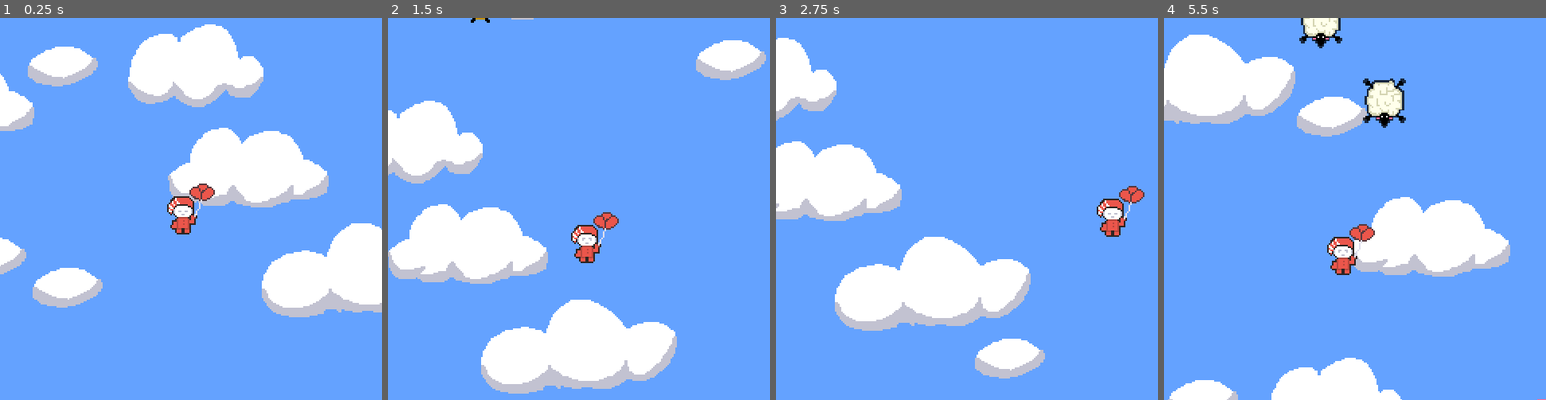
Above: before the commit, frames 1-4 (left to right).
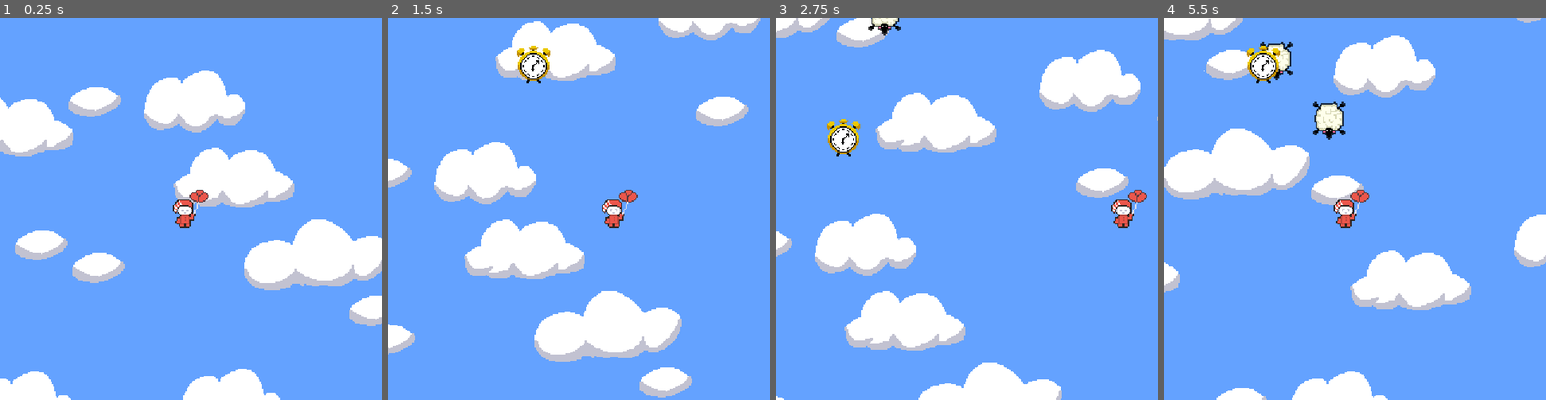
Above: after the commit, the same moments.

Repository: therealoganh/REM-prototype
Game: Godot game, scene res://scenes/main.tscn
Same seed, same stepped clock (60 frames per second), same inputs: the game is played once before the commit and once after it.
Inputs:
- Up to frame 1 (0.25 s): no input
- Up to frame 2 (1.5 s): hold Right (move_right) 0.53-1.28 s; hold Down (move_down, bound only before the commit) from 1.28 s (still down)
- Up to frame 3 (2.75 s): release Down (move_down, bound only before the commit) at 2.03 s; hold Right (move_right) from 2.03 s (still down)
- Up to frame 4 (5.5 s): release Right (move_right) at 2.78 s; hold Up (move_up, bound only before the commit) 2.78-3.53 s; hold Left (move_left) 3.53-5.03 s; hold Down (move_down, bound only before the commit) from 5.03 s (still down)

The runs differ from the first frame. In frame 1, 25% of the frame differs, in the area x 0-100%, y 1-100%; in frame 2, 28%; in frame 3, 33%, in the area x 0-100%, y 0-100%; in frame 4, 31%.

Commit message:
New hazards ready

Diff:
--- a/project.godot
+++ b/project.godot
@@ -29,9 +29,7 @@
 
 move_up={
 "deadzone": 0.2,
-"events": [Object(InputEventKey,"resource_local_to_scene":false,"resource_name":"","device":-1,"window_id":0,"alt_pressed":false,"shift_pressed":false,"ctrl_pressed":false,"meta_pressed":false,"pressed":false,"keycode":0,"physical_keycode":4194320,"key_label":0,"unicode":0,"location":0,"echo":false,"script":null)
-, Object(InputEventKey,"resource_local_to_scene":false,"resource_name":"","device":-1,"window_id":0,"alt_pressed":false,"shift_pressed":false,"ctrl_pressed":false,"meta_pressed":false,"pressed":false,"keycode":0,"physical_keycode":87,"key_label":0,"unicode":119,"location":0,"echo":false,"script":null)
-]
+"events": []
 }
 move_left={
 "deadzone": 0.2,
@@ -41,9 +39,7 @@
 }
 move_down={
 "deadzone": 0.2,
-"events": [Object(InputEventKey,"resource_local_to_scene":false,"resource_name":"","device":-1,"window_id":0,"alt_pressed":false,"shift_pressed":false,"ctrl_pressed":false,"meta_pressed":false,"pressed":false,"keycode":0,"physical_keycode":4194322,"key_label":0,"unicode":0,"location":0,"echo":false,"script":null)
-, Object(InputEventKey,"resource_local_to_scene":false,"resource_name":"","device":-1,"window_id":0,"alt_pressed":false,"shift_pressed":false,"ctrl_pressed":false,"meta_pressed":false,"pressed":false,"keycode":0,"physical_keycode":83,"key_label":0,"unicode":115,"location":0,"echo":false,"script":null)
-]
+"events": []
 }
 move_right={
 "deadzone": 0.2,
--- /dev/null
+++ b/scenes/hazards/LightningBolt.tscn
@@ -0,0 +1,38 @@
+[gd_scene load_steps=5 format=3 uid="uid://dovr1sqbayrrl"]
+
+[ext_resource type="Script" uid="uid://g4xafxdll8gy" path="res://scripts/hazard-scripts/clock.gd" id="1_e3cbi"]
+[ext_resource type="Texture2D" uid="uid://dcflqw0q2b7t" path="res://art/hazard_art/Lightningbolt.png" id="2_e3cbi"]
+
+[sub_resource type="RectangleShape2D" id="RectangleShape2D_8h0bd"]
+size = Vector2(16, 29)
+
+[sub_resource type="RectangleShape2D" id="RectangleShape2D_07sib"]
+size = Vector2(15, 29)
+
+[node name="RigidBody2D" type="RigidBody2D"]
+collision_layer = 4
+collision_mask = 2
+gravity_scale = 0.167
+script = ExtResource("1_e3cbi")
+
+[node name="Sprite2D" type="Sprite2D" parent="."]
+texture = ExtResource("2_e3cbi")
+
+[node name="CollisionShape2D" type="CollisionShape2D" parent="."]
+position = Vector2(1, -0.5)
+shape = SubResource("RectangleShape2D_8h0bd")
+
+[node name="Hitbox" type="Area2D" parent="."]
+collision_layer = 4
+collision_mask = 2
+
+[node name="CollisionShape2D" type="CollisionShape2D" parent="Hitbox"]
+position = Vector2(0.5, -0.5)
+shape = SubResource("RectangleShape2D_07sib")
+
+[node name="GameOverTimer" type="Timer" parent="Hitbox"]
+wait_time = 0.6
+one_shot = true
+
+[connection signal="body_entered" from="Hitbox" to="." method="_on_hitbox_body_entered"]
+[connection signal="timeout" from="Hitbox/GameOverTimer" to="." method="_on_game_over_timer_timeout"]
--- /dev/null
+++ b/scenes/hazards/Thermostat.tscn
@@ -0,0 +1,38 @@
+[gd_scene load_steps=5 format=3 uid="uid://c6bi75cvira86"]
+
+[ext_resource type="Script" uid="uid://g4xafxdll8gy" path="res://scripts/hazard-scripts/clock.gd" id="1_qepvo"]
+[ext_resource type="Texture2D" uid="uid://ct6voot6c4ndj" path="res://art/hazard_art/Thermostat.png" id="2_qepvo"]
+
+[sub_resource type="RectangleShape2D" id="RectangleShape2D_8h0bd"]
+size = Vector2(11, 29)
+
+[sub_resource type="RectangleShape2D" id="RectangleShape2D_07sib"]
+size = Vector2(11, 29)
+
+[node name="RigidBody2D" type="RigidBody2D"]
+collision_layer = 4
+collision_mask = 2
+gravity_scale = 0.167
+script = ExtResource("1_qepvo")
+
+[node name="Sprite2D" type="Sprite2D" parent="."]
+texture = ExtResource("2_qepvo")
+
+[node name="CollisionShape2D" type="CollisionShape2D" parent="."]
+position = Vector2(-0.5, -0.5)
+shape = SubResource("RectangleShape2D_8h0bd")
+
+[node name="Hitbox" type="Area2D" parent="."]
+collision_layer = 4
+collision_mask = 2
+
+[node name="CollisionShape2D" type="CollisionShape2D" parent="Hitbox"]
+position = Vector2(-0.5, -0.5)
+shape = SubResource("RectangleShape2D_07sib")
+
+[node name="GameOverTimer" type="Timer" parent="Hitbox"]
+wait_time = 0.6
+one_shot = true
+
+[connection signal="body_entered" from="Hitbox" to="." method="_on_hitbox_body_entered"]
+[connection signal="timeout" from="Hitbox/GameOverTimer" to="." method="_on_game_over_timer_timeout"]
--- a/scenes/main.tscn
+++ b/scenes/main.tscn
@@ -1,12 +1,14 @@
-[gd_scene load_steps=10 format=3 uid="uid://c3qa6qkel0kxw"]
+[gd_scene load_steps=12 format=3 uid="uid://c3qa6qkel0kxw"]
 
-[ext_resource type="Script" uid="uid://7ueprwqeiifr" path="res://scripts/main.gd" id="1_jyhfs"]
+[ext_resource type="Script" uid="uid://cuo148robggtf" path="res://scripts/main.gd" id="1_jyhfs"]
 [ext_resource type="PackedScene" uid="uid://rxb881vc4ijo" path="res://scenes/player.tscn" id="2_0xm2m"]
 [ext_resource type="PackedScene" uid="uid://m71us3c88hod" path="res://scenes/sheep_pickup.tscn" id="3_sugp2"]
 [ext_resource type="PackedScene" uid="uid://b2hpx0b762m3b" path="res://scenes/hazards/hazard_spawner.tscn" id="3_tbgi4"]
 [ext_resource type="PackedScene" uid="uid://cmlpcl56ng3ti" path="res://scenes/hazards/AlarmClock.tscn" id="4_o6xl0"]
 [ext_resource type="PackedScene" uid="uid://bg63pagwjck3u" path="res://scenes/backgrounds/backgrounds_group.tscn" id="5_tbgi4"]
 [ext_resource type="PackedScene" uid="uid://dl5rpkqqjgm23" path="res://scenes/hazards/Phone.tscn" id="5_tipki"]
+[ext_resource type="PackedScene" uid="uid://dovr1sqbayrrl" path="res://scenes/hazards/LightningBolt.tscn" id="6_tipki"]
+[ext_resource type="PackedScene" uid="uid://c6bi75cvira86" path="res://scenes/hazards/Thermostat.tscn" id="7_85g3d"]
 
 [sub_resource type="PhysicsMaterial" id="PhysicsMaterial_h2yge"]
 
@@ -19,6 +21,8 @@
 hazard_scene = ExtResource("3_tbgi4")
 clock_scene = ExtResource("4_o6xl0")
 phone_scene = ExtResource("5_tipki")
+lightningbolt_scene = ExtResource("6_tipki")
+thermostat_scene = ExtResource("7_85g3d")
 
 [node name="Collisions" type="StaticBody2D" parent="."]
 collision_mask = 2
--- a/scenes/player.tscn
+++ b/scenes/player.tscn
@@ -58,7 +58,7 @@
 shape = SubResource("RectangleShape2D_onrkg")
 
 [node name="PlayerCamera" type="Camera2D" parent="."]
-zoom = Vector2(2, 2)
+zoom = Vector2(1.5, 1.5)
 limit_left = 0
 limit_top = 0
 limit_right = 480
--- a/scripts/main.gd
+++ b/scripts/main.gd
@@ -3,11 +3,15 @@
 @export var sheep_scene: PackedScene
 
 @export var hazard_scene: PackedScene
+
 @export var clock_scene: PackedScene
 @export var phone_scene: PackedScene
+@export var lightningbolt_scene: PackedScene
+@export var thermostat_scene: PackedScene
 
 @export var sheep_spawn_interval: float = 1
-@export var hazard_spawn_interval: float = 1
+@export var hazard1_spawn_interval: float = 1
+@export var hazard2_spawn_interval: float = 1
 
 var sheep_timer: float = 0.0
 var hazard_timer: float = 0.0
@@ -27,7 +31,8 @@
 		print("ERROR: No hazard scene assigned!")
 	else:
 		print("Sheep spawner ready – will spawn sheep every", sheep_spawn_interval, "seconds")
-		print("Hazard spawner ready – will spawn hazard every", hazard_spawn_interval, "seconds")
+		print("Hazard spawner ready – will spawn hazard every", hazard1_spawn_interval, "seconds")
+		print("Hazard spawner ready – will spawn hazard every", hazard2_spawn_interval, "seconds")
 
 func _process(delta):
 
@@ -43,7 +48,7 @@
 	hazard_timer -= delta
 	if hazard_timer <= 0:
 		spawn_hazard()
-		hazard_timer = hazard_spawn_interval
+		hazard_timer = hazard1_spawn_interval
 
 func spawn_sheep():
 
@@ -57,8 +62,15 @@
 	print("Spawned sheep at:", sheep.position)
 
 func spawn_hazard():
+
 	var hazard1 = clock_scene.instantiate()
 	var hazard2 = phone_scene.instantiate()
+
+	if Global.score > 3:
+		hazard1 = lightningbolt_scene.instantiate()
+		hazard2 = thermostat_scene.instantiate()
+
+
 
 	hazard1.z_index = 9
 	hazard2.z_index = 9
@@ -70,7 +82,3 @@
 	add_child(hazard2)
 	print("Spawned hazard1 at:", hazard1.position)
 	print("Spawned hazard2 at:", hazard1.position)
-
-
-func _on_editor_state_changed() -> void:
-	pass # Replace with function body.
--- a/scripts/player.gd
+++ b/scripts/player.gd
@@ -2,6 +2,9 @@
 
 @export var speed = 150
 @onready var _animated_player = $AnimatedSprite2D
+
+
+
 
 func get_input():
 	var input_direction = Input.get_vector("move_left", "move_right", "move_up", "move_down")
Binary file added: art/hazard_art/Lightningbolt.png
Binary file added: art/hazard_art/Thermostat.png
Not shown: 1 places in scenes/player.tscn that only renumber resources
